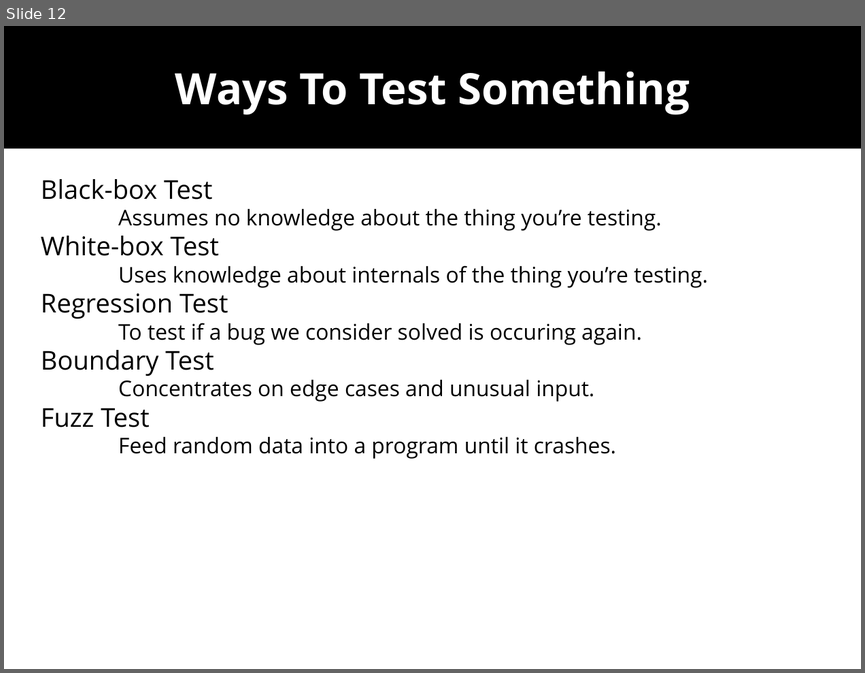
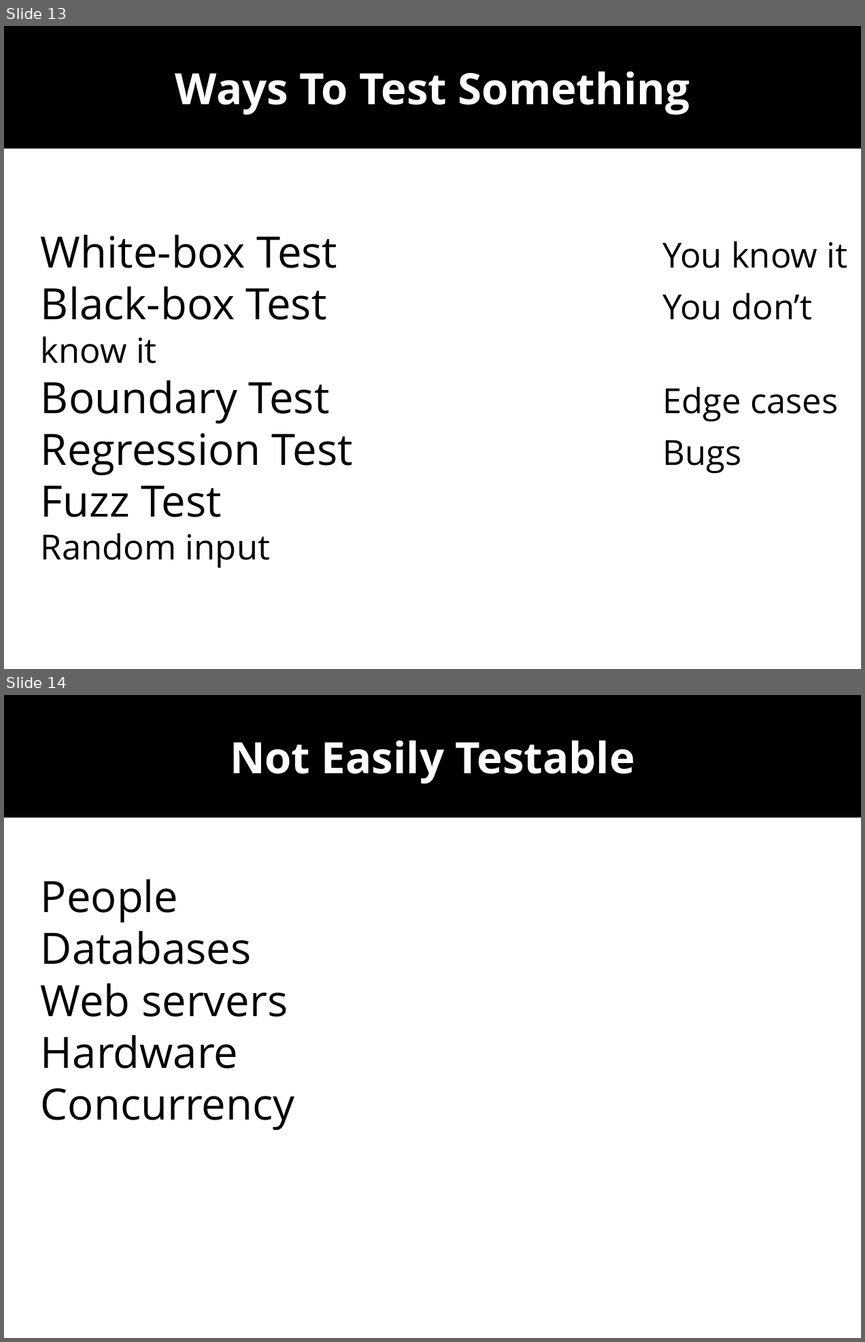
Before and after one commit to wolframroesler/Talks, a slide deck: tdd.odp. Shown one above the other, each under a label of ours: slide 12 before the commit, slides 13 and 14 after it. The pictures are 865x673 and 865x1342 pixels, drawn with LibreOffice and Linux fonts; fonts in the diff are those of the drawing. Boxes give left, top, right and bottom in pixels: in the first picture for what was removed or moved away, otherwise in the second. Text is boxed around its words. In the diff, an @@ line names an element or a change of style, - is before the commit and + after.

Commit message:
Dramatically shorten the text on the slides
This is a talk, not a blog post

```diff
--- a/tdd.odp
+++ b/tdd.odp
@@ slide 14 added at box(4, 695, 861, 1338), background #FFFFFF @@
@@ subtitle added at box(4, 695, 861, 817), fill #000000, 40 pt, text #FFFFFF, bold @@
+Not Easily Testable
@@ text added at box(41, 879, 294, 1130), 40 pt, text #000000 @@
+People
+Databases
+Web servers
+Hardware
+Concurrency
@@ what was slide 12 is now slide 13 @@
@@ slide 13 changed as well @@
@@ text at box(41, 234, 847, 568): text changed; size 20 to 40 pt @@
-Black-box Test
-Assumes no knowledge about the thing you’re testing.
-White-box Test
-Uses knowledge about internals of the thing you’re testing.
-Regression Test
-To test if a bug we consider solved is occuring again.
-Boundary Test
-Concentrates on edge cases and unusual input.
-Fuzz Test
-Feed random data into a program until it crashes.
+White-box Test You know it
+Black-box Test You don’t know it
+Boundary Test Edge cases
+Regression Test Bugs
+Fuzz Test Random input
```
Also in this commit, not shown: 13 other slides changed, 1 other slide added.
